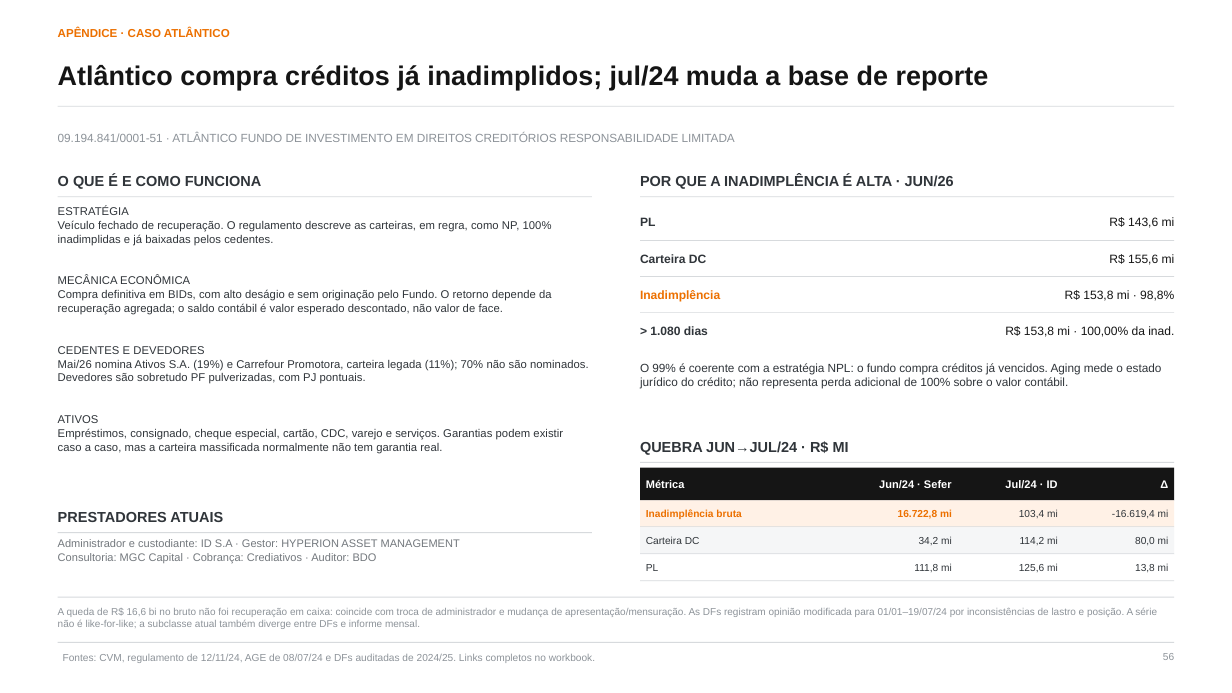
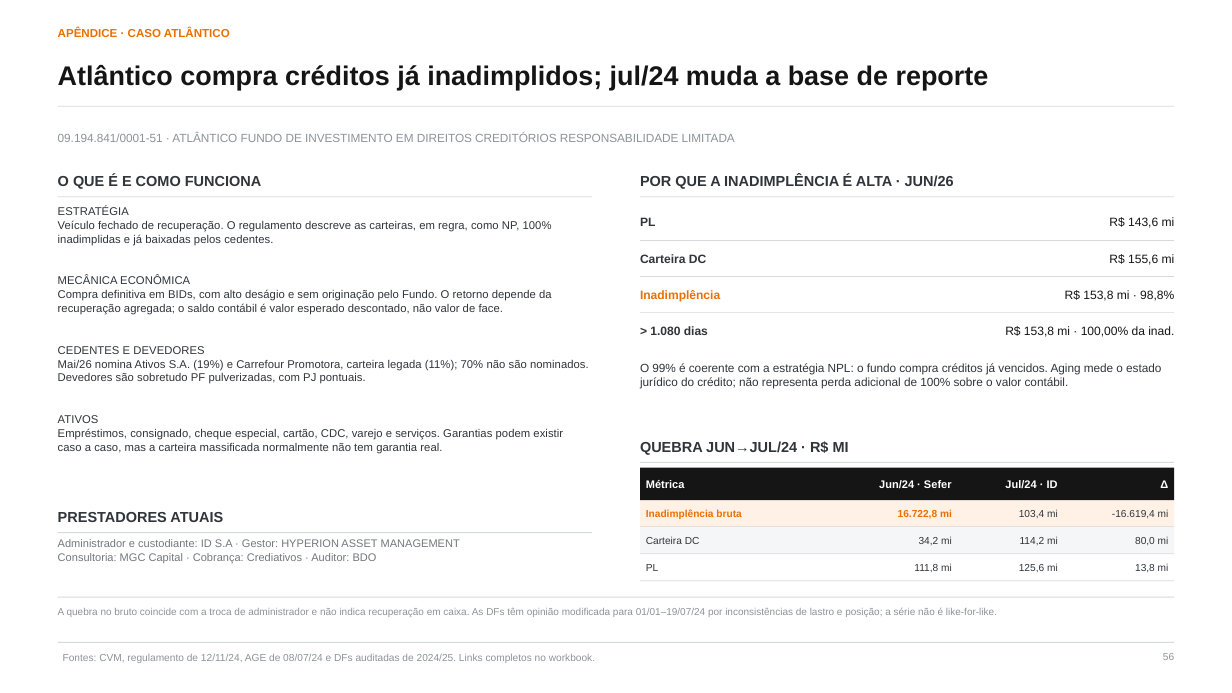
Before and after one commit to abalroar/fidc, a slide deck: slide 56 of data/industry_study/generated_revision/industry_executive_revised.pptx. Drawn at 1232x693 pixels with LibreOffice and Linux fonts; fonts in the diff are those of the drawing. Boxes give left, top, right and bottom in pixels: in the first picture for what was removed or moved away, otherwise in the second. Text is boxed around its words. In the diff, an @@ line names an element or a change of style, - is before the commit and + after.

```diff
--- a/data/industry_study/generated_revision/industry_executive_revised.pptx
+++ b/data/industry_study/generated_revision/industry_executive_revised.pptx
@@ text at [58, 608, 997, 617]: text changed @@
-A queda de R$ 16,6 bi no bruto não foi recuperação em caixa: coincide com troca de administrador e mudança de apresentação/mensuração. As DFs registram opinião modificada para 01/01–19/07/24 por inconsistências de lastro e posição. A série não é like-for-like; a subclasse atual também diverge entre DFs e informe mensal.
+A quebra no bruto coincide com a troca de administrador e não indica recuperação em caixa. As DFs têm opinião modificada para 01/01–19/07/24 por inconsistências de lastro e posição; a série não é like-for-like.
```
Also in this commit, not shown: 14 other slides changed, 30 other files.
